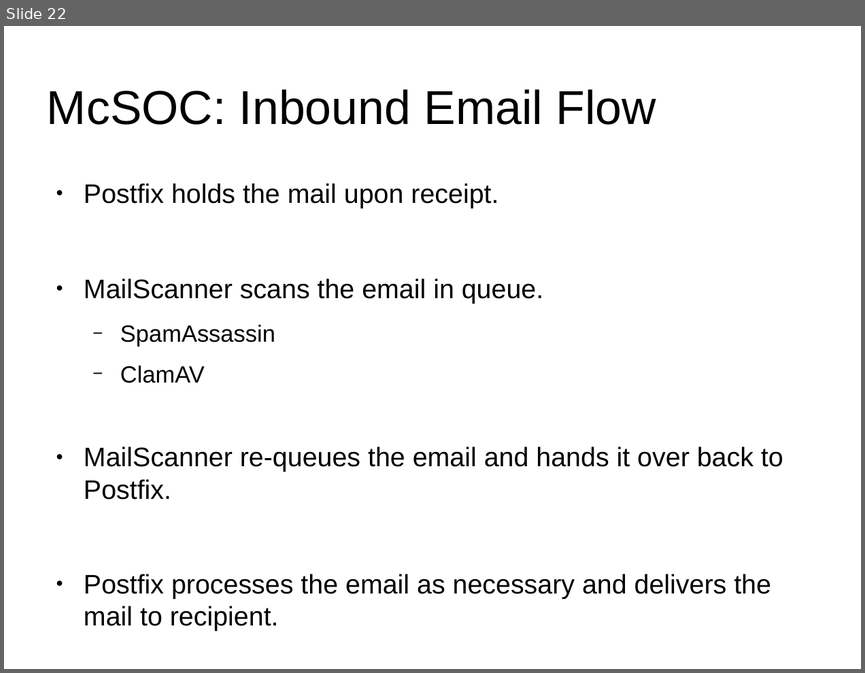
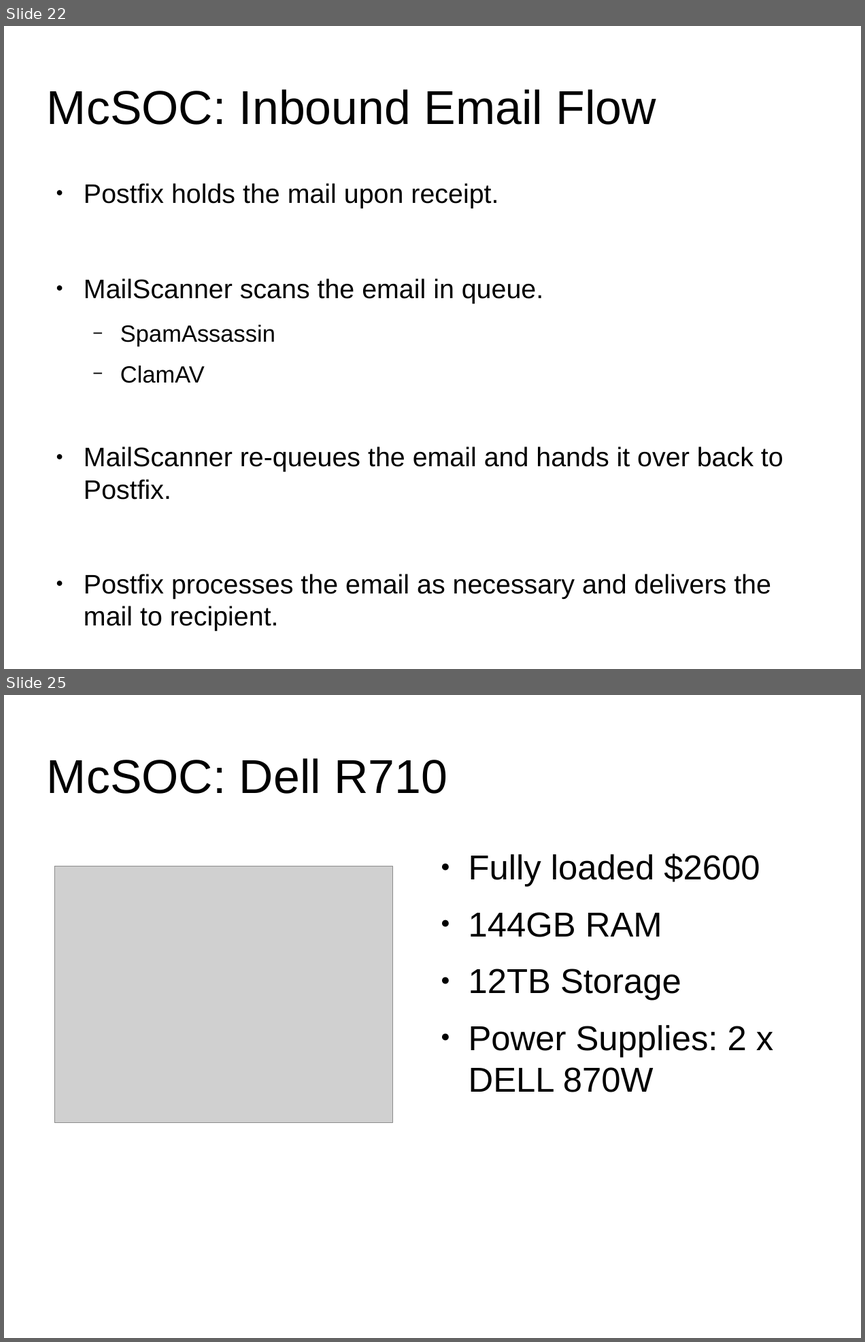
Before and after one commit to cyberxml/mcsoc, a slide deck: docs/McSOC Presentation.odp. Shown one above the other, each under a label of ours: slide 22 before the commit, slides 22 and 25 after it; the slides between them are not shown. The pictures are 865x673 and 865x1342 pixels, drawn with LibreOffice and Linux fonts; fonts in the diff are those of the drawing; grey boxes stand for pictures. Boxes give left, top, right and bottom in pixels: in the first picture for what was removed or moved away, otherwise in the second. Text is boxed around its words. In the diff, an @@ line names an element or a change of style, - is before the commit and + after.

```diff
--- a/docs/McSOC Presentation.odp
+++ b/docs/McSOC Presentation.odp
@@ slide 25 added at box(4, 695, 861, 1338), background #FFFFFF @@
@@ title added at box(47, 758, 448, 794), 44 pt, text #000000 @@
+McSOC: Dell R710
@@ text added at box(468, 853, 773, 1092), 32 pt, text #000000 @@
+● Fully loaded $2600
+● 144GB RAM
+● 12TB Storage
+● Power Supplies: 2 x DELL 870W
@@ picture added at box(54, 866, 393, 1123) @@
```
Also in this commit, not shown: 4 other slides added, 21 other files.
